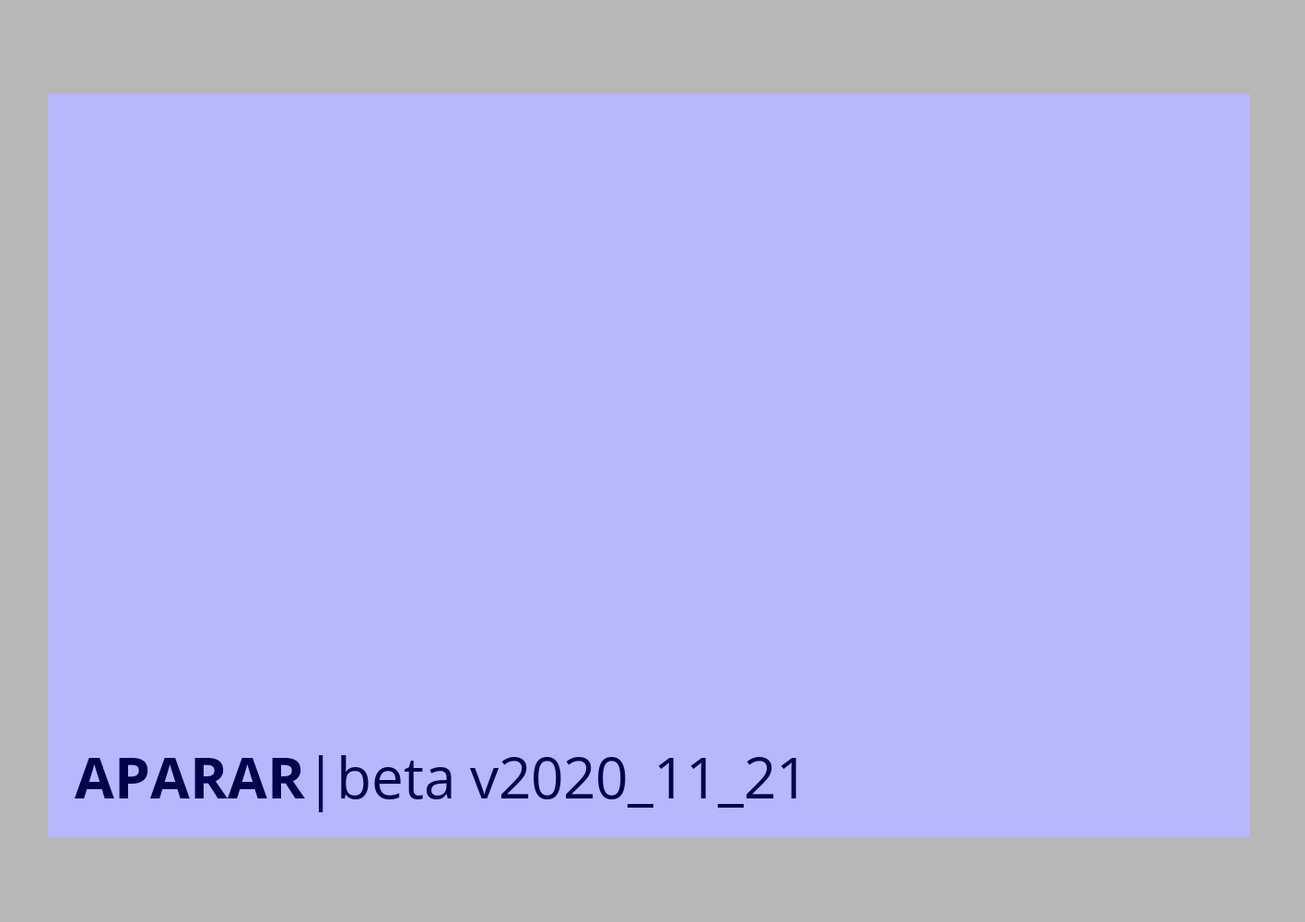
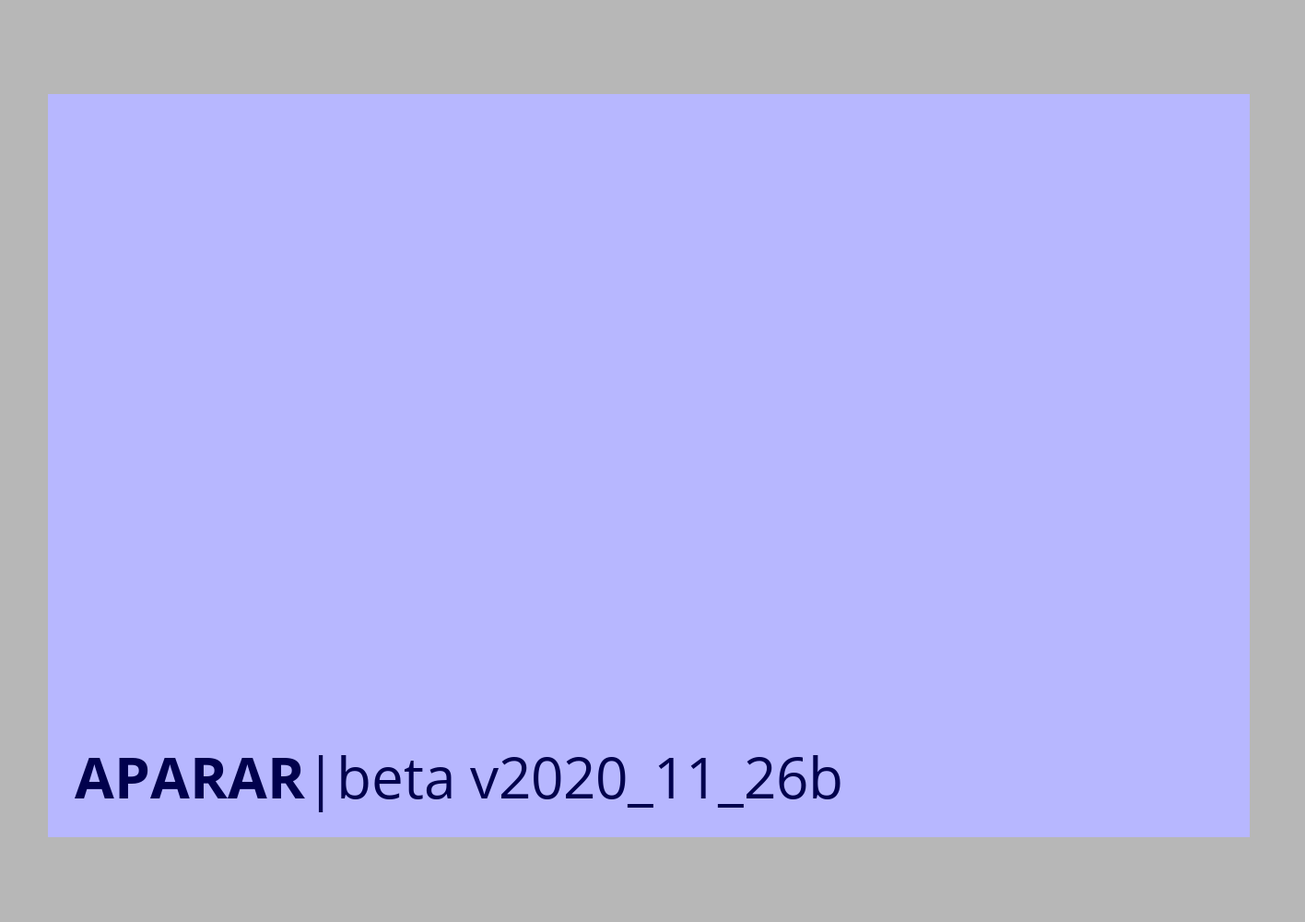
Comparing the layer stacks of the two 1305×922 images. Changes:
renamed "APARAR|beta v2020_11_21" to "APARAR|beta v2020_11_26b", painted on it over [left=778, top=755, right=841, bottom=800]
